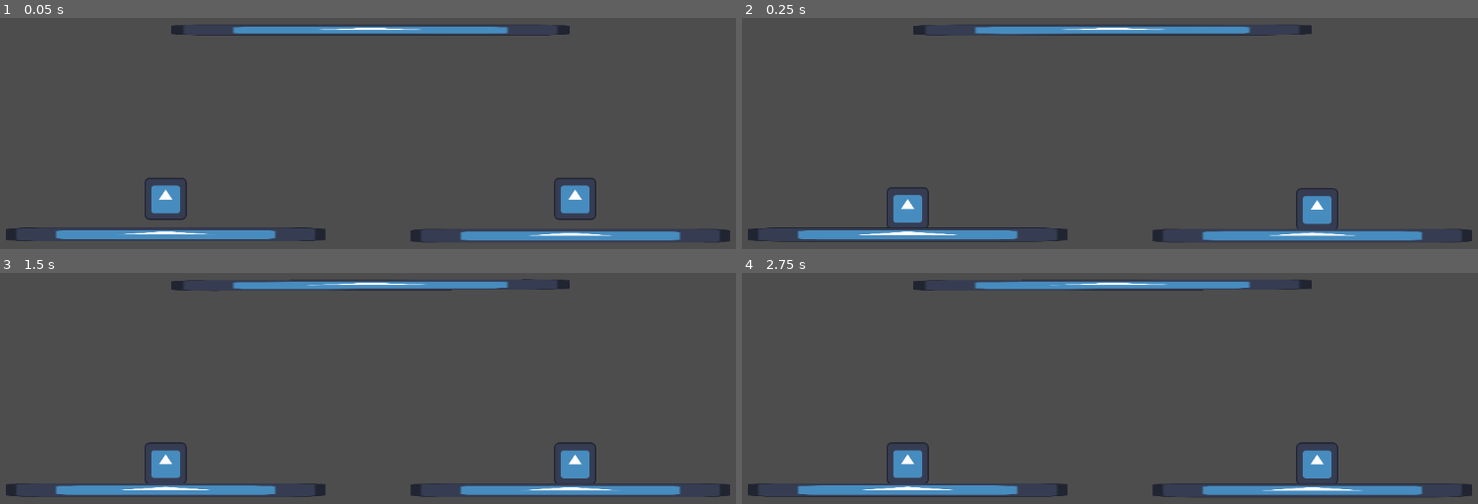
Above: before the commit, frames 1-4 (two rows, left to right).
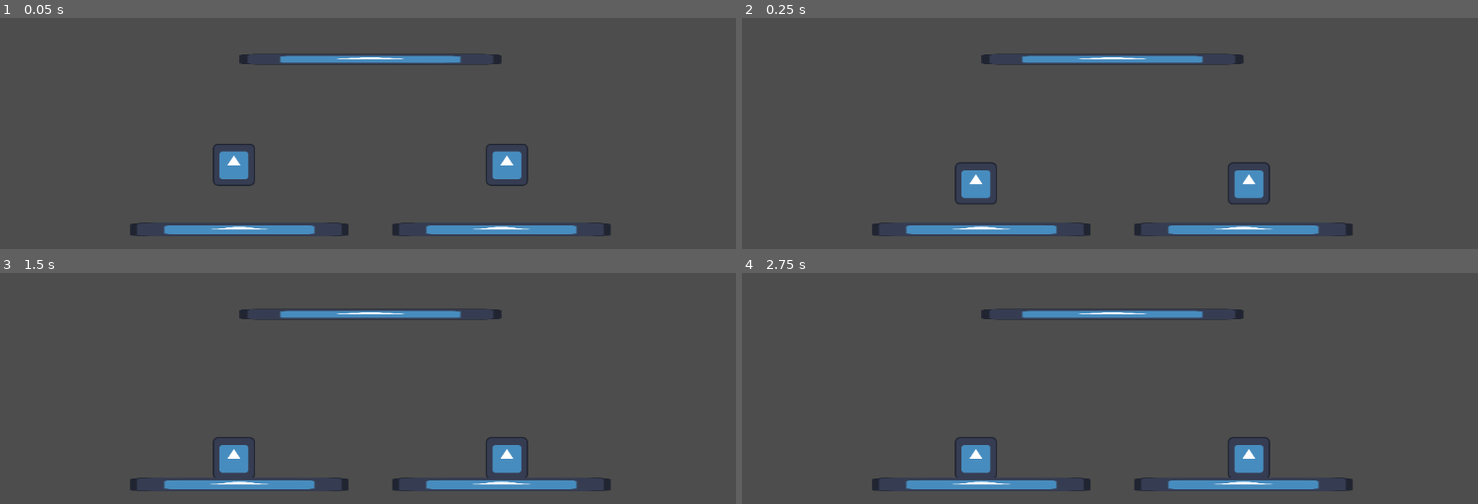
Above: after the commit, the same moments.

Repository: sunstone52/gmtk-gamejam-2024
Game: Godot game, scene res://scenes/scale.tscn
Two runs of this game, one before a commit and one after it. Both use one fixed random seed, a clock stepped at 60 frames per second and the inputs below. This scene is started directly instead of the project's main scene. The engine's default icon, where the game draws it, is replaced by a stand-in: a white triangle on a blue panel in a dark square.
Inputs (mouse positions are in pixels of both pictures, inside the frame that each line leads up to):
- Up to frame 1 (0.05 s): no input
- Up to frame 2 (0.25 s): no input
- Up to frame 3 (1.5 s): move the mouse to (169, 462) at 0.52 s; click (169, 462) at 0.67 s; tap Enter at 1.25 s; move the mouse to (574, 464) at 1.27 s; click (574, 464) at 1.42 s
- Up to frame 4 (2.75 s): tap Space at 2 s; move the mouse to (outside the picture) at 2.02 s; click (outside the picture) at 2.17 s

The runs differ from the first frame. In frame 1, 9.3% of the frame differs, in the area x 0-100%, y 2-98%; in frame 2, 9.5%; in frame 3, 9.1%; in frame 4, 9.2%.

Commit message:
Make scale a little smaller to leave room for other elements.

Diff:
--- a/scenes/scale.tscn
+++ b/scenes/scale.tscn
@@ -8,17 +8,17 @@
 size = Vector2(58, 58)
 
 [sub_resource type="RectangleShape2D" id="RectangleShape2D_tht2w"]
-size = Vector2(466, 20)
+size = Vector2(320, 20)
 
 [sub_resource type="RectangleShape2D" id="RectangleShape2D_d1d0g"]
-size = Vector2(578, 20)
+size = Vector2(392, 20)
 
 [sub_resource type="CircleShape2D" id="CircleShape2D_n6q87"]
 
 [node name="Scene" type="Node2D"]
 
 [node name="Object2" type="RigidBody2D" parent="."]
-position = Vector2(300, 470)
+position = Vector2(400, 420)
 
 [node name="CollisionShape2D" type="CollisionShape2D" parent="Object2"]
 shape = SubResource("RectangleShape2D_pi23k")
@@ -31,7 +31,7 @@
 script = ExtResource("2_3qrog")
 
 [node name="Object" type="RigidBody2D" parent="."]
-position = Vector2(900, 470)
+position = Vector2(800, 420)
 
 [node name="CollisionShape2D" type="CollisionShape2D" parent="Object"]
 shape = SubResource("RectangleShape2D_pi23k")
@@ -44,7 +44,7 @@
 script = ExtResource("2_3qrog")
 
 [node name="Scale" type="Node2D" parent="."]
-position = Vector2(600, 223)
+position = Vector2(600, 266)
 
 [node name="Arm" type="Node2D" parent="Scale"]
 
@@ -65,26 +65,26 @@
 script = ExtResource("2_sq6mw")
 
 [node name="Sprite2D" type="Sprite2D" parent="Scale/Arm/Arm"]
-scale = Vector2(4.56404, 0.122629)
+scale = Vector2(3, 0.123)
 texture = ExtResource("1_lgvta")
 
 [node name="CollisionShape2D" type="CollisionShape2D" parent="Scale/Arm/Arm"]
 shape = SubResource("RectangleShape2D_d1d0g")
 
 [node name="Right" type="Node2D" parent="Scale"]
-position = Vector2(293, -2)
+position = Vector2(192, 0)
 
 [node name="Joint" type="PinJoint2D" parent="Scale/Right"]
 node_a = NodePath("../../Arm/Arm")
 node_b = NodePath("../Plate")
 
 [node name="Plate" type="RigidBody2D" parent="Scale/Right"]
-position = Vector2(0, 304)
+position = Vector2(0, 250)
 mass = 4.0
 lock_rotation = true
 
 [node name="Sprite2D" type="Sprite2D" parent="Scale/Right/Plate"]
-scale = Vector2(3.64908, 0.160649)
+scale = Vector2(2.5, 0.161)
 texture = ExtResource("1_lgvta")
 
 [node name="CollisionShape2D" type="CollisionShape2D" parent="Scale/Right/Plate"]
@@ -108,19 +108,19 @@
 disabled = true
 
 [node name="Left" type="Node2D" parent="Scale"]
-position = Vector2(-300, 0)
+position = Vector2(-192, 0)
 
 [node name="Joint" type="PinJoint2D" parent="Scale/Left"]
 node_a = NodePath("../../Arm/Arm")
 node_b = NodePath("../Plate")
 
 [node name="Plate" type="RigidBody2D" parent="Scale/Left"]
-position = Vector2(0, 300)
+position = Vector2(0, 250)
 mass = 4.0
 lock_rotation = true
 
 [node name="Sprite2D" type="Sprite2D" parent="Scale/Left/Plate"]
-scale = Vector2(3.64908, 0.160649)
+scale = Vector2(2.5, 0.161)
 texture = ExtResource("1_lgvta")
 
 [node name="CollisionShape2D" type="CollisionShape2D" parent="Scale/Left/Plate"]
